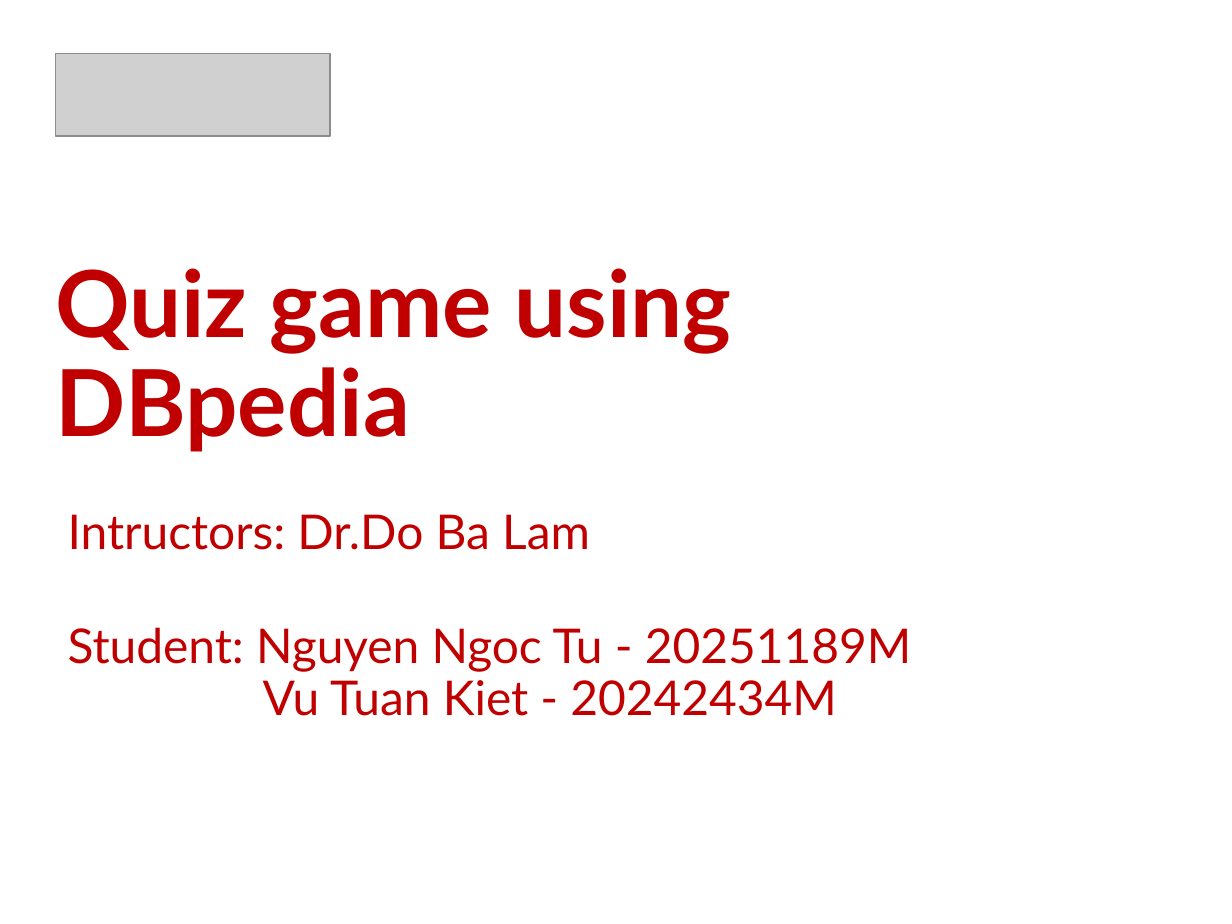
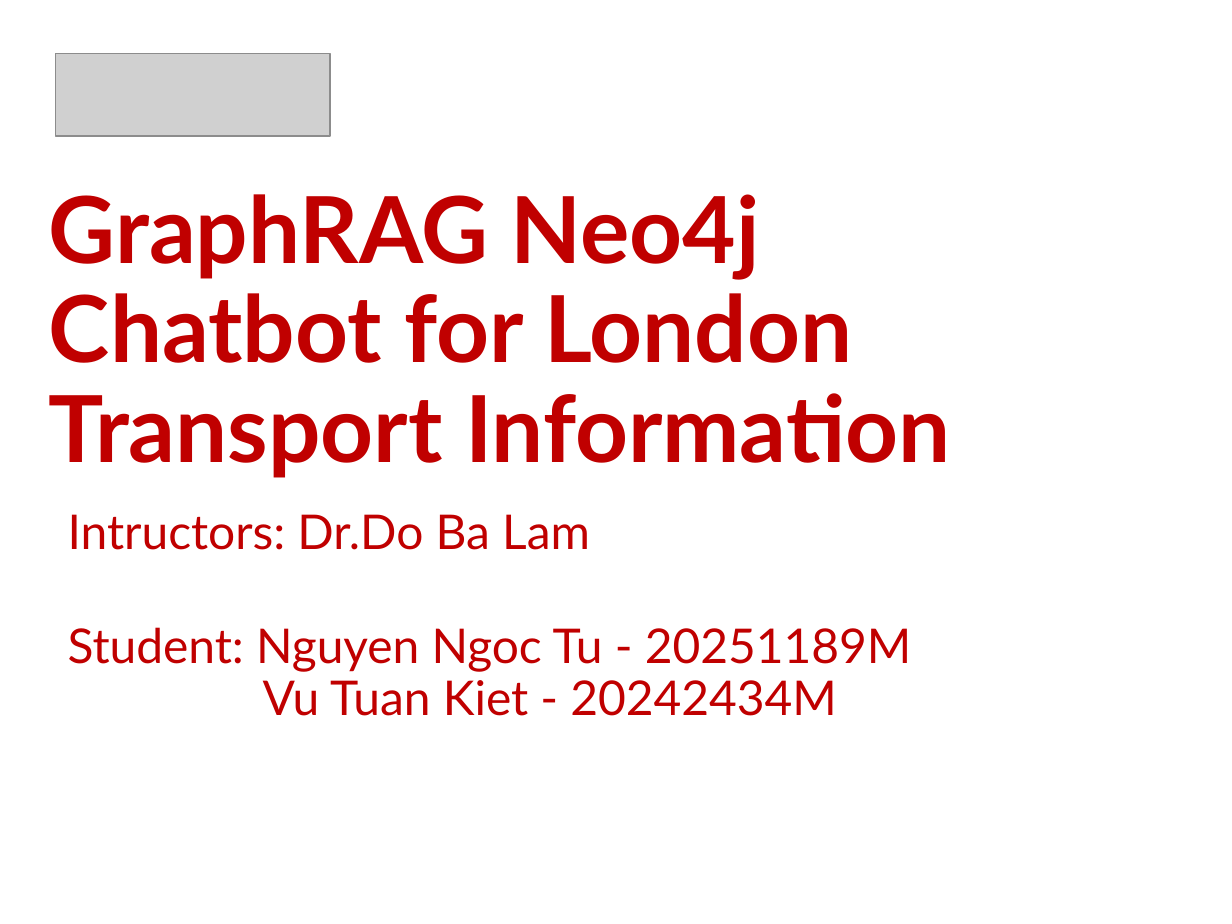
Before and after one commit to nnt2606/semantic-web, a slide deck: slide 1 of Semantic web.pptx. Drawn at 1232x924 pixels with LibreOffice and Linux fonts; fonts in the diff are those of the drawing; grey boxes stand for pictures; background and template pictures are left out. Boxes give left, top, right and bottom in pixels: in the first picture for what was removed or moved away, otherwise in the second. Text is boxed around its words. In the diff, an @@ line names an element or a change of style, - is before the commit and + after.

Commit message:
update slide

```diff
--- a/Semantic web.pptx
+++ b/Semantic web.pptx
@@ text at (49,194,950,478): text changed @@
-Quiz game using DBpedia
+GraphRAG Neo4j Chatbot for London Transport Information
```
Also in this commit, not shown: 2 other slides changed, 8 slides added, 7 slides removed.
